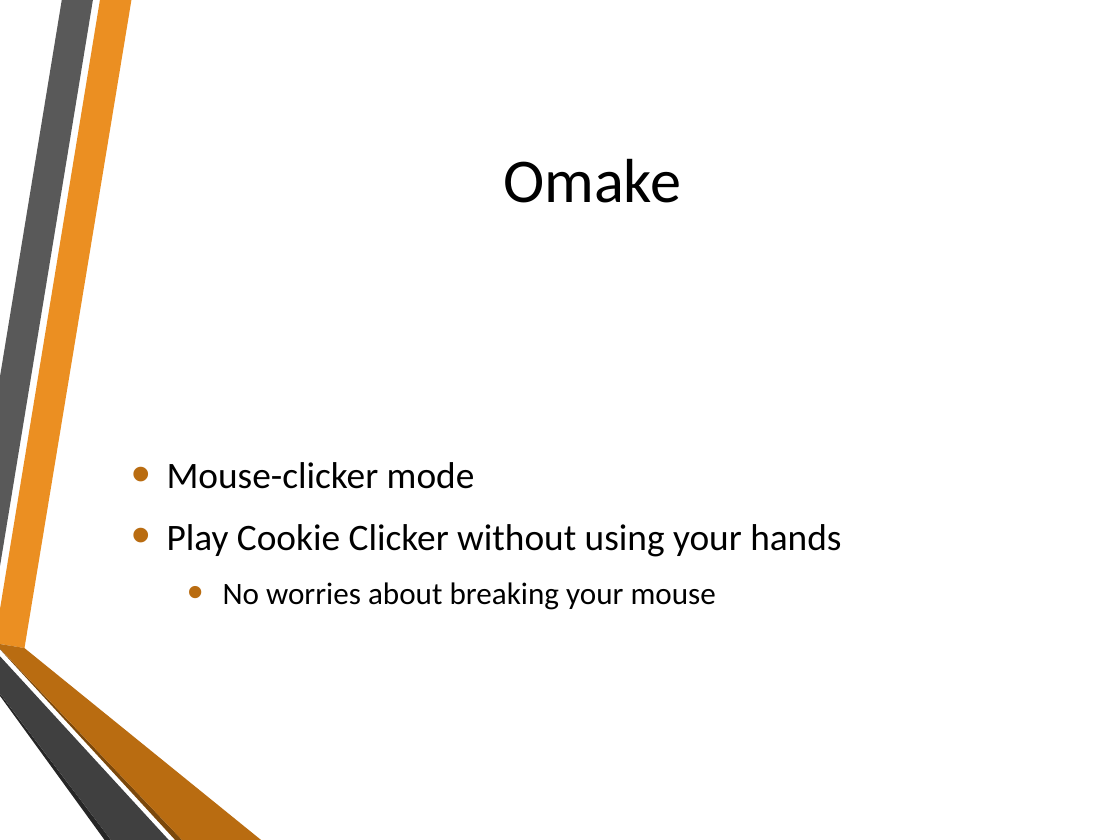
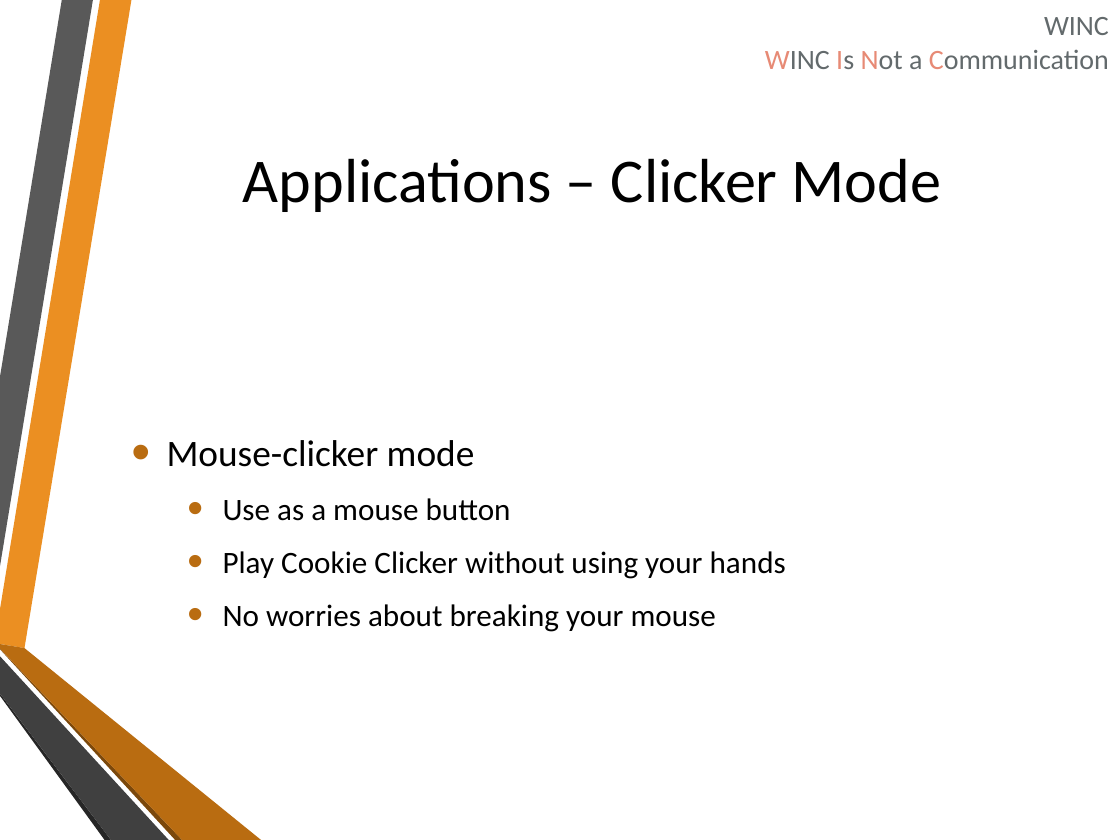
Before and after one commit to onishy/Oshiriai, a slide deck: slide 4 of Presentation/winkie（仮称）.pptx. Drawn at 1120x840 pixels with LibreOffice and Linux fonts; fonts in the diff are those of the drawing; background and template pictures are left out. Boxes give left, top, right and bottom in pixels: in the first picture for what was removed or moved away, otherwise in the second. Text is boxed around its words. In the diff, an @@ line names an element or a change of style, - is before the commit and + after.

```diff
--- a/Presentation/winkie（仮称）.pptx
+++ b/Presentation/winkie（仮称）.pptx
@@ text added at (765,17,1109,69), 18 pt, text #636A6C @@
+WINC
+WINC Is Not a Communication
@@ title at (243,158,941,212): text changed @@
-Omake
+Applications – Clicker Mode
@@ text at (223,498,511,521): paragraph added @@
+  • Use as a mouse button
@@ text at (223,551,786,579): size 24 to 20 pt in "Play Cookie Clicker without using your hands"; list level 1 to 2 in "Play Cookie Clicker without using ..." @@
```
Also in this commit, not shown: 3 other slides changed, 2 slides added, 2 slides removed.
